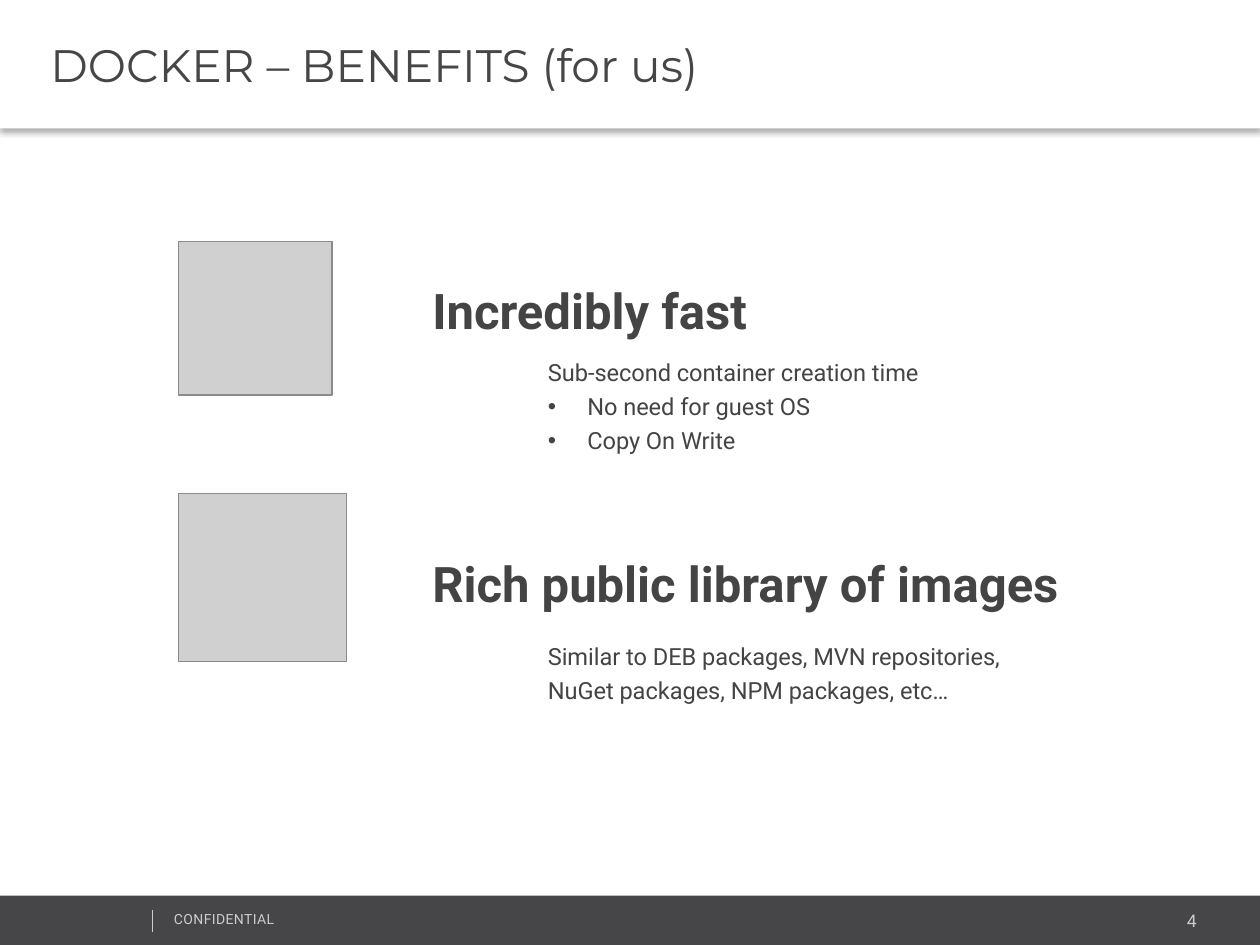
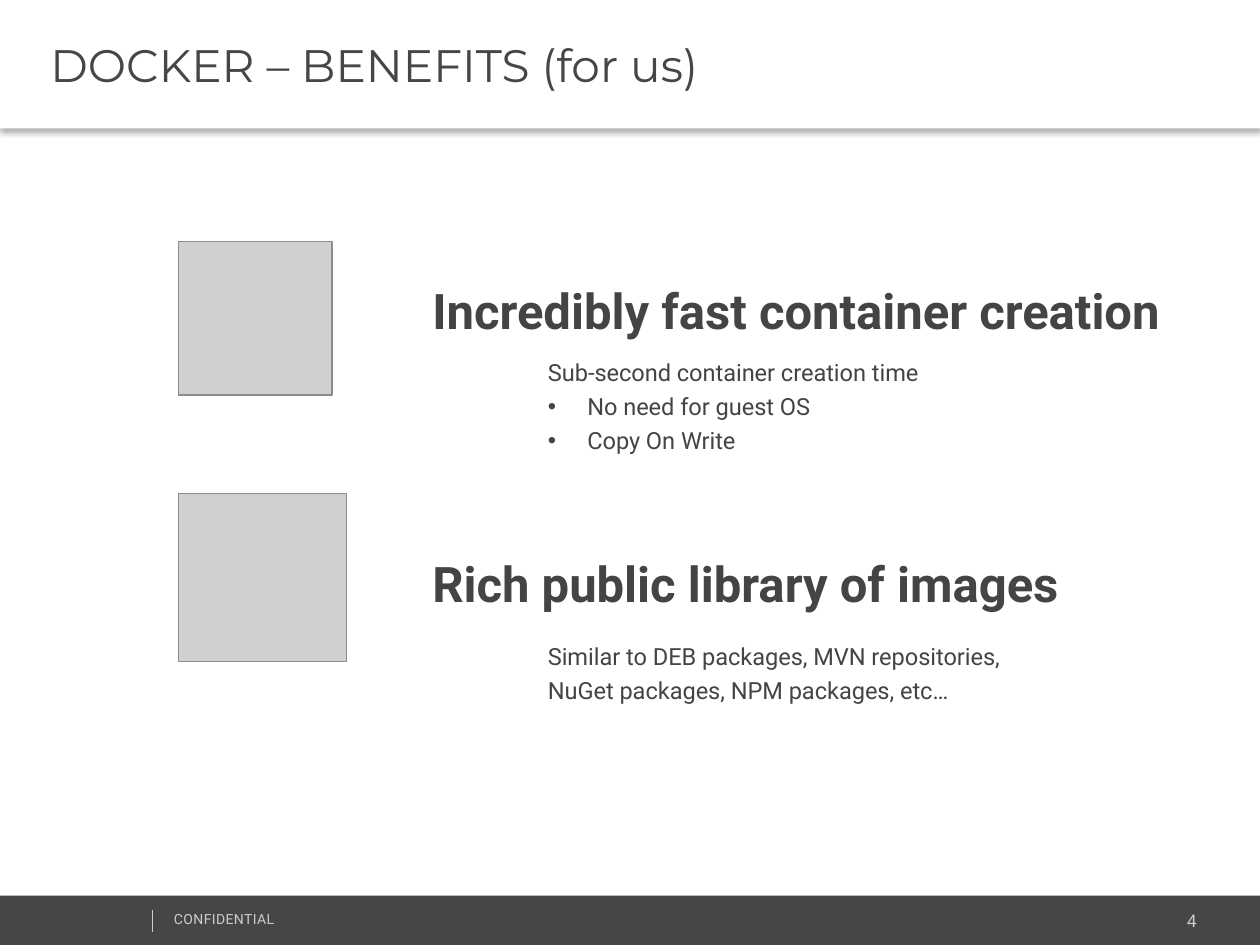
Before and after one commit to medvekoma/docker-cassandra, a slide deck: slide 4 of presentation/docker-cassandra-meetup.pptx. Drawn at 1260x945 pixels with LibreOffice and Linux fonts; fonts in the diff are those of the drawing; grey boxes stand for pictures; background and template pictures are left out. Boxes give left, top, right and bottom in pixels: in the first picture for what was removed or moved away, otherwise in the second. Text is boxed around its words. In the diff, an @@ line names an element or a change of style, - is before the commit and + after.

```diff
--- a/presentation/docker-cassandra-meetup.pptx
+++ b/presentation/docker-cassandra-meetup.pptx
@@ text at (x1=432, y1=291, x2=1159, y2=340): text changed @@
-Incredibly fast
+Incredibly fast container creation
```
Also in this commit, not shown: 1 other file.
